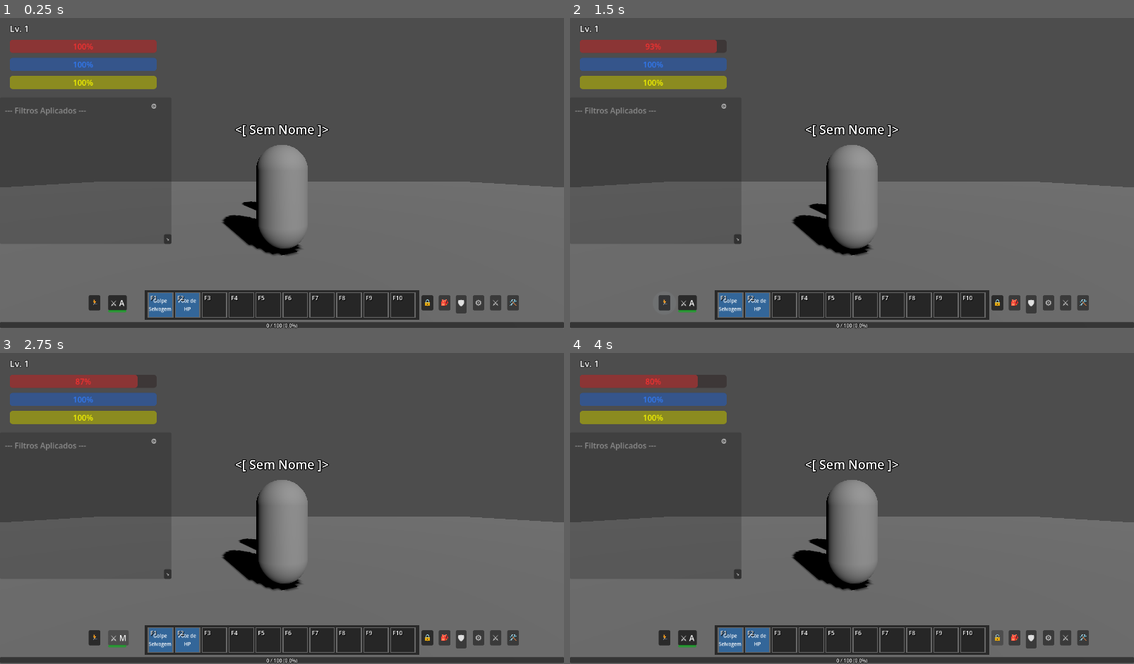
Above: before the commit, frames 1-4 (two rows, left to right).
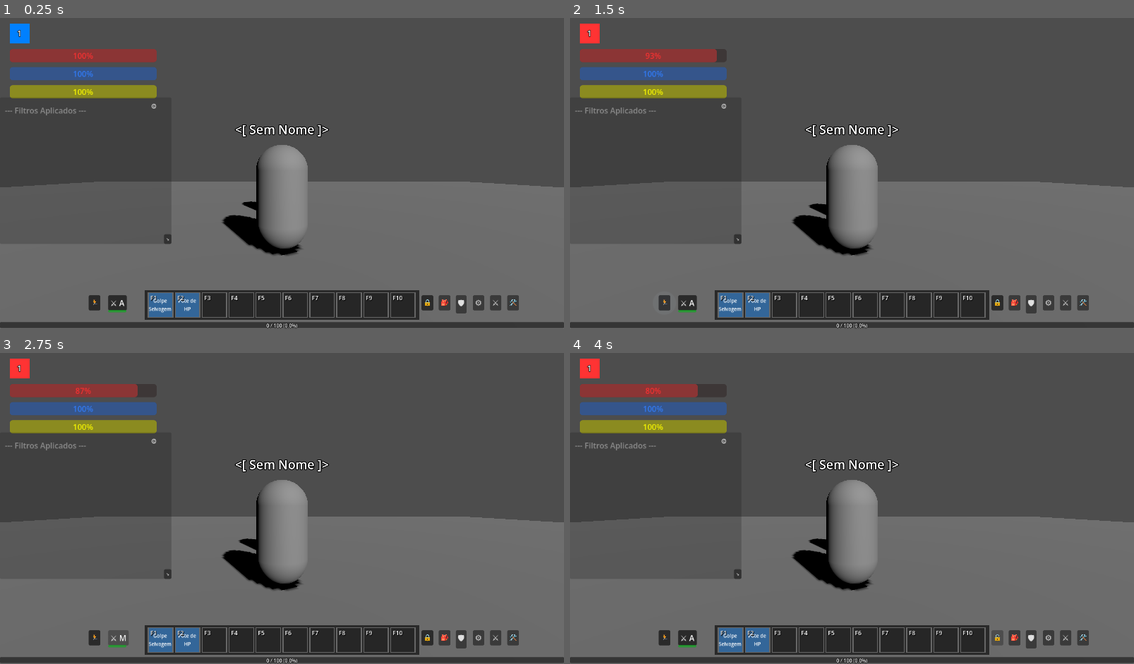
Above: after the commit, the same moments.

Repository: wellingtonpereira12/RFan-Online
Game: Godot game, scene res://levels/TestWorld.tscn
Two runs of this game, one before a commit and one after it. Both use one fixed random seed, a clock stepped at 60 frames per second and the inputs below. This scene is started directly instead of the project's main scene.
Inputs:
- Up to frame 1 (0.25 s): no input
- Up to frame 2 (1.5 s): click "🏃" at 0.5 s; click "🚶" at 1.25 s
- Up to frame 3 (2.75 s): click "⚔️ A" at 2 s
- Up to frame 4 (4 s): click "⚔️ M" at 2.75 s; click "🔒" at 3.5 s

The runs differ from the first frame. In frame 1, 4.2% of the frame differs, in the area x 1-28%, y 1-26%; in frame 2, 4.1%; in frame 3, 4.0%; in frame 4, 3.9%.

Commit message:
no message

Diff:
--- a/r-fan-online/components/CombatComponent.gd
+++ b/r-fan-online/components/CombatComponent.gd
@@ -80,6 +80,7 @@
 		return
 
 	# EXECUÇÃO COM SUCESSO
+	player.set_in_combat()
 	# Registrar Cooldown Global
 	global_cooldowns[skill["key"]] = Time.get_ticks_msec() + (skill["cooldown"] * 1000)
 
--- a/r-fan-online/components/VitalsComponent.gd
+++ b/r-fan-online/components/VitalsComponent.gd
@@ -51,6 +51,10 @@
 	if hp <= 0: return
 	hp = clampi(hp - amount, 0, max_hp)
 	hp_changed.emit(hp, max_hp)
+
+	# Aciona modo de combate se quem tomou dano foi o player
+	if get_parent().has_method("set_in_combat"):
+		get_parent().set_in_combat()
 	if hp == 0:
 		died.emit()
 
--- a/r-fan-online/database/accounts.json
+++ b/r-fan-online/database/accounts.json
@@ -7,8 +7,8 @@
 				"exp": 950,
 				"inventory": [
 					{
-						"amount": 2.0,
-						"id": "pote_hp_p"
+						"amount": 0.0,
+						"id": ""
 					},
 					{
 						"amount": 1.0,
--- a/r-fan-online/database/chat_logs.json
+++ b/r-fan-online/database/chat_logs.json
@@ -1055,171 +1055,207 @@
 		"text": "Selecione um alvo primeiro!"
 	},
 	{
+		"channel": 1.0,
+		"race": "Bellato",
+		"sender": "SISTEMA",
+		"text": "Você usou [color=orange]Disparo Preciso[/color]!"
+	},
+	{
+		"channel": 1.0,
+		"race": "Bellato",
+		"sender": "SISTEMA",
+		"text": "Habilidade em espera... (1.8s)"
+	},
+	{
+		"channel": 1.0,
+		"race": "Bellato",
+		"sender": "SISTEMA",
+		"text": "Habilidade em espera... (1.4s)"
+	},
+	{
+		"channel": 1.0,
+		"race": "Bellato",
+		"sender": "SISTEMA",
+		"text": "Você usou [color=orange]Disparo Duplo[/color]!"
+	},
+	{
+		"channel": 1.0,
+		"race": "Bellato",
+		"sender": "SISTEMA",
+		"text": "Habilidade em espera... (0.3s)"
+	},
+	{
+		"channel": 1.0,
+		"race": "Bellato",
+		"sender": "SISTEMA",
+		"text": "Você usou [color=orange]Disparo Preciso[/color]!"
+	},
+	{
+		"channel": 1.0,
+		"race": "Bellato",
+		"sender": "SISTEMA",
+		"text": "Habilidade em espera... (2.3s)"
+	},
+	{
+		"channel": 1.0,
+		"race": "Bellato",
+		"sender": "SISTEMA",
+		"text": "[color=yellow]Alvo fora de alcance![/color] (Dist: 12m / Max: 3m)"
+	},
+	{
+		"channel": 1.0,
+		"race": "Bellato",
+		"sender": "SISTEMA",
+		"text": "[color=yellow]Alvo fora de alcance![/color] (Dist: 12m / Max: 3m)"
+	},
+	{
+		"channel": 1.0,
+		"race": "Bellato",
+		"sender": "SISTEMA",
+		"text": "Você usou [color=orange]Disparo Preciso[/color]!"
+	},
+	{
+		"channel": 1.0,
+		"race": "Bellato",
+		"sender": "SISTEMA",
+		"text": "Você usou [color=orange]Disparo Duplo[/color]!"
+	},
+	{
+		"channel": 1.0,
+		"race": "Bellato",
+		"sender": "SISTEMA",
+		"text": "Habilidade em espera... (0.9s)"
+	},
+	{
+		"channel": 1.0,
+		"race": "Bellato",
+		"sender": "SISTEMA",
+		"text": "Habilidade em espera... (0.3s)"
+	},
+	{
+		"channel": 1.0,
+		"race": "Bellato",
+		"sender": "SISTEMA",
+		"text": "Você usou [color=orange]Disparo Preciso[/color]!"
+	},
+	{
+		"channel": 1.0,
+		"race": "Bellato",
+		"sender": "SISTEMA",
+		"text": "Habilidade em espera... (2.0s)"
+	},
+	{
+		"channel": 1.0,
+		"race": "Bellato",
+		"sender": "SISTEMA",
+		"text": "Habilidade em espera... (1.3s)"
+	},
+	{
+		"channel": 1.0,
+		"race": "Bellato",
+		"sender": "SISTEMA",
+		"text": "[color=yellow]Alvo fora de alcance![/color] (Dist: 12m / Max: 3m)"
+	},
+	{
+		"channel": 1.0,
+		"race": "Bellato",
+		"sender": "SISTEMA",
+		"text": "[color=yellow]Alvo fora de alcance![/color] (Dist: 12m / Max: 3m)"
+	},
+	{
+		"channel": 1.0,
+		"race": "Bellato",
+		"sender": "SISTEMA",
+		"text": "Você usou [color=orange]Luz Sagrada[/color]!"
+	},
+	{
+		"channel": 1.0,
+		"race": "Bellato",
+		"sender": "SISTEMA",
+		"text": "[color=red]SP insuficiente[/color] para usar Bola de Fogo"
+	},
+	{
+		"channel": 1.0,
+		"race": "Bellato",
+		"sender": "SISTEMA",
+		"text": "[color=red]SP insuficiente[/color] para usar Bola de Fogo"
+	},
+	{
+		"channel": 1.0,
+		"race": "Bellato",
+		"sender": "SISTEMA",
+		"text": "[color=red]SP insuficiente[/color] para usar Bola de Fogo"
+	},
+	{
+		"channel": 1.0,
+		"race": "Bellato",
+		"sender": "SISTEMA",
+		"text": "Você usou [color=orange]Corte de Vento[/color]!"
+	},
+	{
+		"channel": 1.0,
+		"race": "Bellato",
+		"sender": "SISTEMA",
+		"text": "Habilidade em espera... (0.8s)"
+	},
+	{
+		"channel": 1.0,
+		"race": "Bellato",
+		"sender": "SISTEMA",
+		"text": "Você usou [color=orange]Corte Rápido[/color]!"
+	},
+	{
+		"channel": 1.0,
+		"race": "Bellato",
+		"sender": "SISTEMA",
+		"text": "[color=red]SP insuficiente[/color] para usar Golpe Pesado"
+	},
+	{
+		"channel": 1.0,
+		"race": "Bellato",
+		"sender": "SISTEMA",
+		"text": "[color=red]SP insuficiente[/color] para usar Ataque Giratório"
+	},
+	{
+		"channel": 1.0,
+		"race": "Bellato",
+		"sender": "SISTEMA",
+		"text": "Você usou [color=orange]Corte Rápido[/color]!"
+	},
+	{
 		"channel": 1,
 		"race": "Bellato",
 		"sender": "SISTEMA",
-		"text": "Você usou [color=orange]Disparo Preciso[/color]!"
+		"text": "Você usou [color=orange]Corte Rápido[/color]!"
 	},
 	{
 		"channel": 1,
 		"race": "Bellato",
 		"sender": "SISTEMA",
-		"text": "Habilidade em espera... (1.8s)"
+		"text": "Você usou [color=cyan]Potion HP Pequena[/color]."
 	},
 	{
 		"channel": 1,
 		"race": "Bellato",
 		"sender": "SISTEMA",
-		"text": "Habilidade em espera... (1.4s)"
+		"text": "Você usou [color=cyan]Potion HP Pequena[/color]."
 	},
 	{
 		"channel": 1,
 		"race": "Bellato",
 		"sender": "SISTEMA",
-		"text": "Você usou [color=orange]Disparo Duplo[/color]!"
+		"text": "Você usou [color=cyan]Potion HP Pequena[/color]."
 	},
 	{
 		"channel": 1,
 		"race": "Bellato",
 		"sender": "SISTEMA",
-		"text": "Habilidade em espera... (0.3s)"
+		"text": "Você usou [color=cyan]Potion HP Pequena[/color]."
 	},
 	{
 		"channel": 1,
 		"race": "Bellato",
 		"sender": "SISTEMA",
-		"text": "Você usou [color=orange]Disparo Preciso[/color]!"
-	},
-	{
-		"channel": 1,
-		"race": "Bellato",
-		"sender": "SISTEMA",
-		"text": "Habilidade em espera... (2.3s)"
-	},
-	{
-		"channel": 1,
-		"race": "Bellato",
-		"sender": "SISTEMA",
-		"text": "[color=yellow]Alvo fora de alcance![/color] (Dist: 12m / Max: 3m)"
-	},
-	{
-		"channel": 1,
-		"race": "Bellato",
-		"sender": "SISTEMA",
-		"text": "[color=yellow]Alvo fora de alcance![/color] (Dist: 12m / Max: 3m)"
-	},
-	{
-		"channel": 1,
-		"race": "Bellato",
-		"sender": "SISTEMA",
-		"text": "Você usou [color=orange]Disparo Preciso[/color]!"
-	},
-	{
-		"channel": 1,
-		"race": "Bellato",
-		"sender": "SISTEMA",
-		"text": "Você usou [color=orange]Disparo Duplo[/color]!"
-	},
-	{
-		"channel": 1,
-		"race": "Bellato",
-		"sender": "SISTEMA",
-		"text": "Habilidade em espera... (0.9s)"
-	},
-	{
-		"channel": 1,
-		"race": "Bellato",
-		"sender": "SISTEMA",
-		"text": "Habilidade em espera... (0.3s)"
-	},
-	{
-		"channel": 1,
-		"race": "Bellato",
-		"sender": "SISTEMA",
-		"text": "Você usou [color=orange]Disparo Preciso[/color]!"
-	},
-	{
-		"channel": 1,
-		"race": "Bellato",
-		"sender": "SISTEMA",
-		"text": "Habilidade em espera... (2.0s)"
-	},
-	{
-		"channel": 1,
-		"race": "Bellato",
-		"sender": "SISTEMA",
-		"text": "Habilidade em espera... (1.3s)"
-	},
-	{
-		"channel": 1,
-		"race": "Bellato",
-		"sender": "SISTEMA",
-		"text": "[color=yellow]Alvo fora de alcance![/color] (Dist: 12m / Max: 3m)"
-	},
-	{
-		"channel": 1,
-		"race": "Bellato",
-		"sender": "SISTEMA",
-		"text": "[color=yellow]Alvo fora de alcance![/color] (Dist: 12m / Max: 3m)"
-	},
-	{
-		"channel": 1,
-		"race": "Bellato",
-		"sender": "SISTEMA",
-		"text": "Você usou [color=orange]Luz Sagrada[/color]!"
-	},
-	{
-		"channel": 1,
-		"race": "Bellato",
-		"sender": "SISTEMA",
-		"text": "[color=red]SP insuficiente[/color] para usar Bola de Fogo"
-	},
-	{
-		"channel": 1,
-		"race": "Bellato",
-		"sender": "SISTEMA",
-		"text": "[color=red]SP insuficiente[/color] para usar Bola de Fogo"
-	},
-	{
-		"channel": 1,
-		"race": "Bellato",
-		"sender": "SISTEMA",
-		"text": "[color=red]SP insuficiente[/color] para usar Bola de Fogo"
-	},
-	{
-		"channel": 1,
-		"race": "Bellato",
-		"sender": "SISTEMA",
-		"text": "Você usou [color=orange]Corte de Vento[/color]!"
-	},
-	{
-		"channel": 1,
-		"race": "Bellato",
-		"sender": "SISTEMA",
-		"text": "Habilidade em espera... (0.8s)"
-	},
-	{
-		"channel": 1,
-		"race": "Bellato",
-		"sender": "SISTEMA",
-		"text": "Você usou [color=orange]Corte Rápido[/color]!"
-	},
-	{
-		"channel": 1,
-		"race": "Bellato",
-		"sender": "SISTEMA",
-		"text": "[color=red]SP insuficiente[/color] para usar Golpe Pesado"
-	},
-	{
-		"channel": 1,
-		"race": "Bellato",
-		"sender": "SISTEMA",
-		"text": "[color=red]SP insuficiente[/color] para usar Ataque Giratório"
-	},
-	{
-		"channel": 1,
-		"race": "Bellato",
-		"sender": "SISTEMA",
-		"text": "Você usou [color=orange]Corte Rápido[/color]!"
+		"text": "Você usou [color=cyan]Potion HP Pequena[/color]."
 	}
 ]
--- a/r-fan-online/entities/player/Player.gd
+++ b/r-fan-online/entities/player/Player.gd
@@ -45,6 +45,11 @@
 var basic_attack_interval: float = 1.0 # 1 hit por segundo
 var base_attack_range: float = 2.5
 var last_manual_attack_msec: int = -99999 # Tempo absoluto do último ataque manual
+
+# --- Sistema de Status de Batalha ---
+var is_in_combat: bool = false
+var combat_mode_timer: float = 0.0
+const COMBAT_MODE_DURATION: float = 10.0
 
 func _ready() -> void:
 	# Registro global para Inimigos acharem o Jogador e Agro
@@ -253,6 +258,21 @@
 	else:
 		Input.set_default_cursor_shape(Input.CURSOR_ARROW)
 
+func _update_combat_mode(delta: float) -> void:
+	if combat_mode_timer > 0:
+		combat_mode_timer -= delta
+		if hud_instance:
+			hud_instance.update_combat_status(true, combat_mode_timer)
+		is_in_combat = true
+	else:
+		if is_in_combat:
+			is_in_combat = false
+			if hud_instance:
+				hud_instance.update_combat_status(false, 0.0)
+
+func set_in_combat() -> void:
+	combat_mode_timer = COMBAT_MODE_DURATION
+
 func _on_hud_auto_mode_toggled(is_auto: bool) -> void:
 	auto_attack_mode_enabled = is_auto
 
@@ -485,6 +505,7 @@
 
 func _process(delta: float) -> void:
 	_update_mouse_cursor()
+	_update_combat_mode(delta)
 
 func _physics_process(delta: float) -> void:
 	# Add the gravity.
@@ -592,6 +613,7 @@
 
 # --- Sistema de Ataque Básico (Melee) ---
 func perform_attack() -> void:
+	set_in_combat()
 	if not class_stats:
 		print("Player não tem classe definida!")
 		return
--- a/r-fan-online/ui/hud/HUD.gd
+++ b/r-fan-online/ui/hud/HUD.gd
@@ -6,7 +6,8 @@
 @onready var fp_bar: ProgressBar = $MarginContainer/VBoxContainer/FPBar
 @onready var exp_bar: ProgressBar = $BottomUI/EXPBottomContainer/EXPBarPremium
 @onready var exp_label: Label = $BottomUI/EXPBottomContainer/EXPLabel
-@onready var level_label: Label = $MarginContainer/VBoxContainer/LevelLabel
+@onready var level_label: Label = $MarginContainer/VBoxContainer/CombatStatus/LevelLabel
+@onready var status_circle: ColorRect = $MarginContainer/VBoxContainer/CombatStatus/StatusCircle
 @onready var skill_bar: Control = $BottomUI/SkillBarContainer/SkillBar
 @onready var skill_window: Control = $SkillWindow
 @onready var settings_menu: Control = $SettingsMenu
@@ -25,7 +26,7 @@
 	skill_bar.run_mode_changed.connect(func(v): run_toggled.emit(v))
 	skill_bar.auto_attack_changed.connect(func(v): auto_attack_mode_toggled.emit(v))
 	skill_bar.skills_pressed.connect(func(): skill_window.toggle())
-	skill_bar.settings_pressed.connect(func(): settings_menu.show_menu())
+	skill_bar.settings_pressed.connect(func(): settings_menu.toggle())
 
 # Atualizadores das Barras
 func update_hp(current: int, max_val: int) -> void:
@@ -44,12 +45,32 @@
 	exp_bar.max_value = max_val
 	exp_bar.value = current
 
+	_update_exp_label(current, max_val)
+
+func _update_exp_label(current, max_val):
 	var percent = 0.0
 	if max_val > 0:
 		percent = (float(current) / float(max_val)) * 100.0
+	exp_label.text = str(current) + " / " + str(max_val) + " (" + str(snapped(percent, 0.01)) + "%)"
+	level_label.text = str(ExperienceManager.current_level)
 
-	exp_label.text = str(current) + " / " + str(max_val) + " (" + str(snapped(percent, 0.01)) + "%)"
-	level_label.text = "Lv. " + str(ExperienceManager.current_level)
+var combat_timer_ref: float = 0.0
+var blink_alpha: float = 0.0
+
+func _process(delta: float) -> void:
+	if combat_timer_ref > 0 and combat_timer_ref <= 5.0:
+		blink_alpha += delta * 10.0 # Velocidade do pisca
+		status_circle.modulate.a = 0.4 + (sin(blink_alpha) * 0.6 + 0.6) / 2.0
+	else:
+		status_circle.modulate.a = 1.0
+
+func update_combat_status(in_combat: bool, time_left: float = 0.0) -> void:
+	combat_timer_ref = time_left
+	if in_combat:
+		status_circle.color = Color(1, 0.2, 0.2, 1) # Vermelho Batalha
+	else:
+		status_circle.color = Color(0, 0.5, 1, 1) # Azul Normal
+		status_circle.modulate.a = 1.0
 
 # Atualiza a UI quando a lógica interna do Player força a voltar a andar (FP zerada)
 func force_walk_mode() -> void:
--- a/r-fan-online/ui/hud/HUD.tscn
+++ b/r-fan-online/ui/hud/HUD.tscn
@@ -33,18 +33,43 @@
 offset_left = 20.0
 offset_top = 20.0
 offset_right = 320.0
-offset_bottom = 120.0
+offset_bottom = 150.0
 
 [node name="VBoxContainer" type="VBoxContainer" parent="MarginContainer"]
 layout_mode = 2
 theme_override_constants/separation = 10
 
-[node name="LevelLabel" type="Label" parent="MarginContainer/VBoxContainer"]
+[node name="CombatStatus" type="Control" parent="MarginContainer/VBoxContainer"]
+custom_minimum_size = Vector2(0, 45)
 layout_mode = 2
+
+[node name="StatusCircle" type="ColorRect" parent="MarginContainer/VBoxContainer/CombatStatus"]
+custom_minimum_size = Vector2(40, 40)
+layout_mode = 1
+anchors_preset = 4
+anchor_top = 0.5
+anchor_bottom = 0.5
+offset_top = -20.0
+offset_right = 40.0
+offset_bottom = 20.0
+grow_vertical = 2
+color = Color(0, 0.5, 1, 1)
+
+[node name="LevelLabel" type="Label" parent="MarginContainer/VBoxContainer/CombatStatus"]
+layout_mode = 1
+anchors_preset = 4
+anchor_top = 0.5
+anchor_bottom = 0.5
+offset_top = -13.0
+offset_right = 40.0
+offset_bottom = 13.0
+grow_vertical = 2
 theme_override_colors/font_outline_color = Color(0, 0, 0, 1)
 theme_override_constants/outline_size = 4
-theme_override_font_sizes/font_size = 18
-text = "Lv. 1"
+theme_override_font_sizes/font_size = 16
+text = "1"
+horizontal_alignment = 1
+vertical_alignment = 1
 
 [node name="HPBar" type="ProgressBar" parent="MarginContainer/VBoxContainer"]
 modulate = Color(1, 0.2, 0.2, 1)
@@ -66,10 +91,6 @@
 layout_mode = 2
 step = 1.0
 value = 100.0
-
-[node name="EXPBar" type="ProgressBar" parent="MarginContainer/VBoxContainer"]
-visible = false
-modulate = Color(0, 1, 0.4, 1)
 
 [node name="TargetFrame" type="PanelContainer" parent="."]
 visible = false
@@ -123,27 +144,6 @@
 custom_minimum_size = Vector2(0, 12)
 layout_mode = 2
 
-[node name="MenuButtons" type="HBoxContainer" parent="."]
-anchors_preset = 3
-anchor_left = 1.0
-anchor_top = 1.0
-anchor_right = 1.0
-anchor_bottom = 1.0
-offset_left = -200.0
-offset_top = -60.0
-offset_right = -10.0
-offset_bottom = -20.0
-grow_horizontal = 0
-grow_vertical = 0
-theme_override_constants/separation = 10
-alignment = 2
-
-
-
-[node name="SkillWindow" parent="." instance=ExtResource("3_skills")]
-visible = false
-layout_mode = 1
-
 [node name="EXPBarPremium" type="ProgressBar" parent="BottomUI/EXPBottomContainer"]
 custom_minimum_size = Vector2(0, 12)
 layout_mode = 2
@@ -161,5 +161,25 @@
 horizontal_alignment = 1
 vertical_alignment = 1
 
+[node name="MenuButtons" type="HBoxContainer" parent="."]
+anchors_preset = 3
+anchor_left = 1.0
+anchor_top = 1.0
+anchor_right = 1.0
+anchor_bottom = 1.0
+offset_left = -200.0
+offset_top = -60.0
+offset_right = -10.0
+offset_bottom = -20.0
+grow_horizontal = 0
+grow_vertical = 0
+theme_override_constants/separation = 10
+alignment = 2
+
+[node name="SkillWindow" parent="." instance=ExtResource("3_skills")]
+visible = false
+layout_mode = 1
+
 [node name="SettingsMenu" parent="." instance=ExtResource("4_settings")]
 visible = false
+layout_mode = 1
--- a/r-fan-online/ui/settings/SettingsMenu.gd
+++ b/r-fan-online/ui/settings/SettingsMenu.gd
@@ -6,6 +6,7 @@
 @onready var sfx_slider = $VBox/Scroll/Content/AudioSection/SFXRow/SFXSlider
 @onready var save_btn = $VBox/Footer/SaveBtn
 @onready var logout_btn = $VBox/Footer/HBox/LogoutBtn
+@onready var char_select_btn = $VBox/Footer/HBox/CharSelectBtn
 @onready var exit_btn = $VBox/Footer/HBox/ExitBtn
 @onready var confirm_exit = $ConfirmExit
 
@@ -22,6 +23,7 @@
 
 	save_btn.pressed.connect(_on_save_pressed)
 	logout_btn.pressed.connect(_on_logout_pressed)
+	char_select_btn.pressed.connect(_on_char_select_pressed)
 	exit_btn.pressed.connect(_on_exit_pressed)
 	confirm_exit.confirmed.connect(_on_exit_confirmed)
 
@@ -43,6 +45,12 @@
 	if idx != -1:
 		res_option.selected = idx
 
+func toggle():
+	if visible:
+		hide_menu()
+	else:
+		show_menu()
+
 func show_menu():
 	visible = true
 	move_to_front()
@@ -63,7 +71,11 @@
 
 func _on_logout_pressed():
 	print("[System] Realizando Logout...")
-	# get_tree().change_scene_to_file("res://scenes/LoginScene.tscn")
+	get_tree().change_scene_to_file("res://ui/menu/LoginUI.tscn")
+
+func _on_char_select_pressed():
+	print("[System] Voltando para Seleção de Personagem...")
+	get_tree().change_scene_to_file("res://ui/menu/CharacterSelection.tscn")
 
 func _on_exit_pressed():
 	confirm_exit.popup_centered()
@@ -77,6 +89,28 @@
 		hide_menu()
 		get_viewport().set_input_as_handled()
 
+func _process(_delta: float) -> void:
+	if visible:
+		_update_logout_button_status()
+
+func _update_logout_button_status():
+	var player = get_tree().get_first_node_in_group("players")
+	if player and player.has_method("set_in_combat"):
+		if player.is_in_combat:
+			logout_btn.disabled = true
+			char_select_btn.disabled = true
+			exit_btn.disabled = true
+			logout_btn.tooltip_text = "Não é possível sair em combate!"
+			char_select_btn.tooltip_text = "Não é possível trocar de personagem em combate!"
+			exit_btn.tooltip_text = "Não é possível fechar o jogo em combate!"
+		else:
+			logout_btn.disabled = false
+			char_select_btn.disabled = false
+			exit_btn.disabled = false
+			logout_btn.tooltip_text = ""
+			char_select_btn.tooltip_text = ""
+			exit_btn.tooltip_text = ""
+
 func _on_gui_input(event: InputEvent):
 	if event is InputEventMouseButton and event.button_index == MOUSE_BUTTON_LEFT:
 		if event.pressed:
--- a/r-fan-online/ui/settings/SettingsMenu.tscn
+++ b/r-fan-online/ui/settings/SettingsMenu.tscn
@@ -132,11 +132,17 @@
 theme_override_colors/font_color = Color(1, 0.8, 0, 1)
 text = "LOGOUT"
 
+[node name="CharSelectBtn" type="Button" parent="VBox/Footer/HBox"]
+layout_mode = 2
+size_flags_horizontal = 3
+theme_override_colors/font_color = Color(0, 1, 0.5, 1)
+text = "PERSONAGEM"
+
 [node name="ExitBtn" type="Button" parent="VBox/Footer/HBox"]
 layout_mode = 2
 size_flags_horizontal = 3
 theme_override_colors/font_color = Color(1, 0.2, 0.2, 1)
-text = "SAIR DO JOGO"
+text = "SAIR"
 
 [node name="ConfirmExit" type="ConfirmationDialog" parent="."]
 title = "Sair do Jogo"
